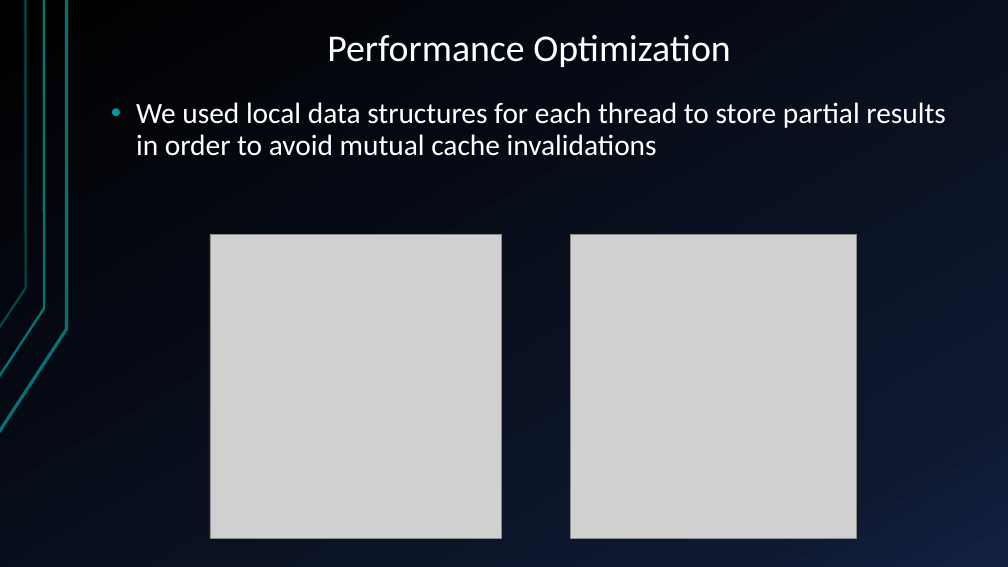
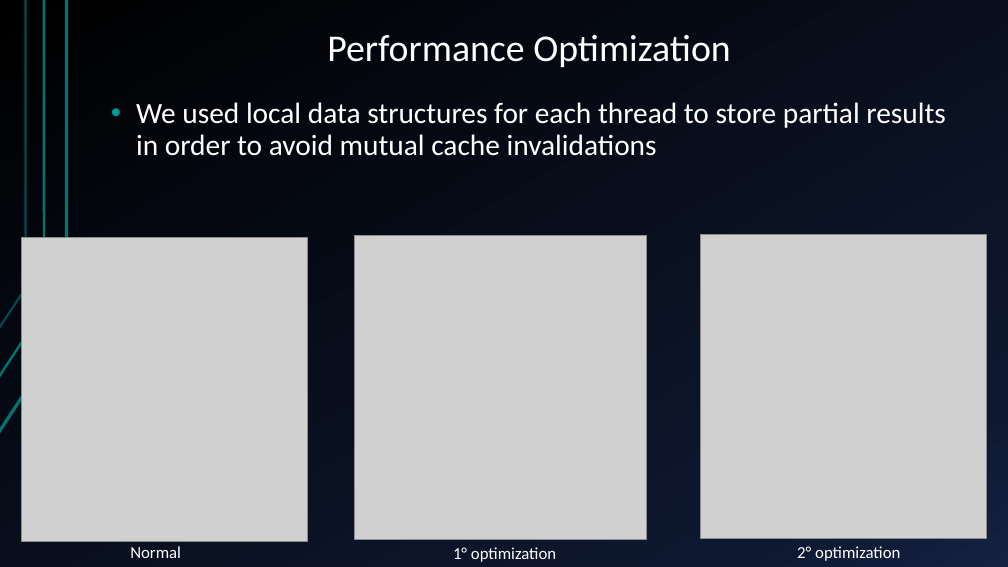
Before and after one commit to glmquint/K-Means-local, a slide deck: slide 18 of documentazione/presentazione.pptx. Drawn at 1008x567 pixels with LibreOffice and Linux fonts; fonts in the diff are those of the drawing; grey boxes stand for pictures; background and template pictures are left out. Boxes give left, top, right and bottom in pixels: in the first picture for what was removed or moved away, otherwise in the second. Text is boxed around its words. In the diff, an @@ line names an element or a change of style, - is before the commit and + after.

```diff
--- a/documentazione/presentazione.pptx
+++ b/documentazione/presentazione.pptx
@@ picture added at (22, 237, 308, 541) @@
@@ picture: place and size @@
-picture at (210, 234, 502, 538)
+picture at (355, 236, 647, 540)
@@ picture: place and size @@
-picture at (571, 234, 857, 538)
+picture at (700, 235, 986, 539)
@@ text added at (130, 546, 181, 558), 16 pt, text #FFFFFF @@
+Normal
@@ text added at (453, 547, 556, 562), 16 pt, text #FFFFFF @@
+1° optimization
@@ text added at (797, 546, 900, 561), 16 pt, text #FFFFFF @@
+2° optimization
```
Also in this commit, not shown: 8 other slides changed.
